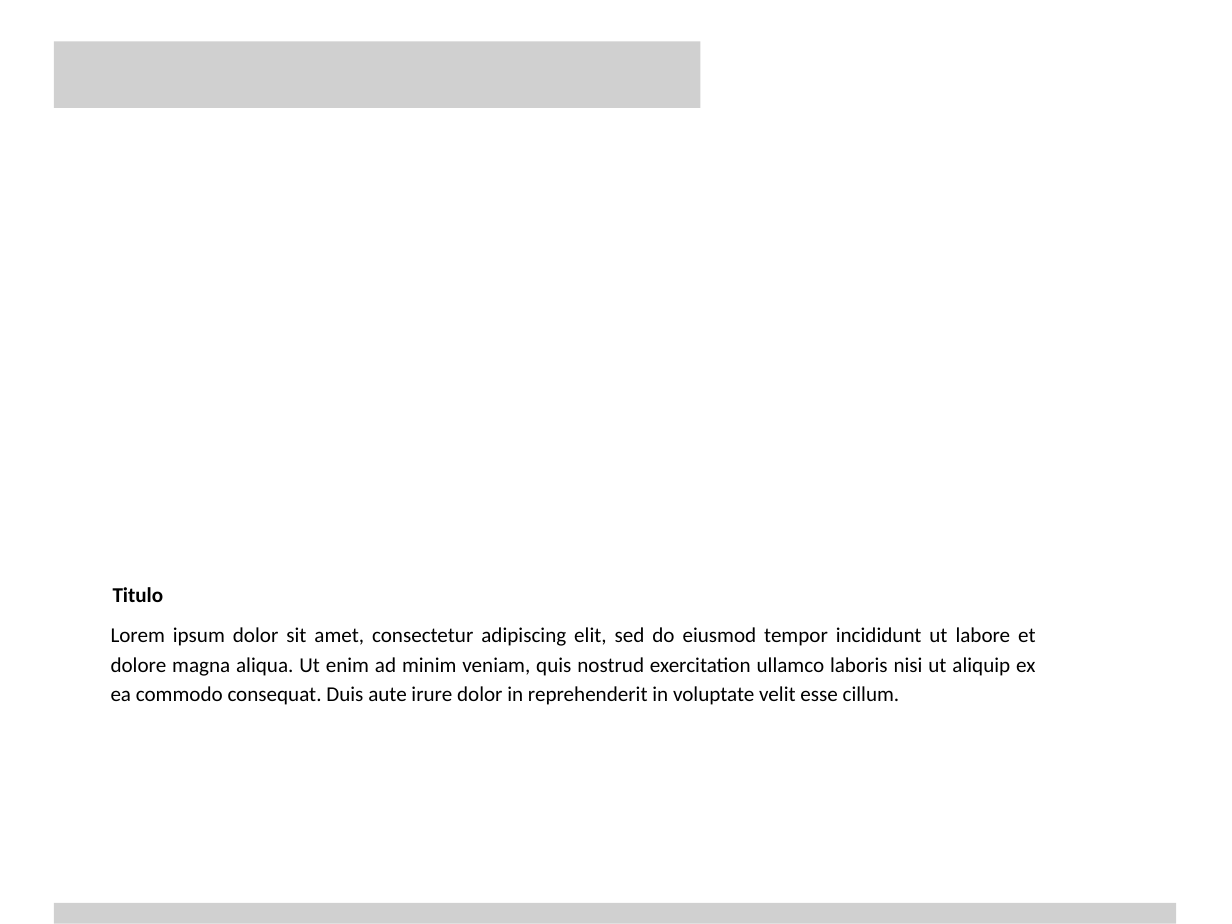
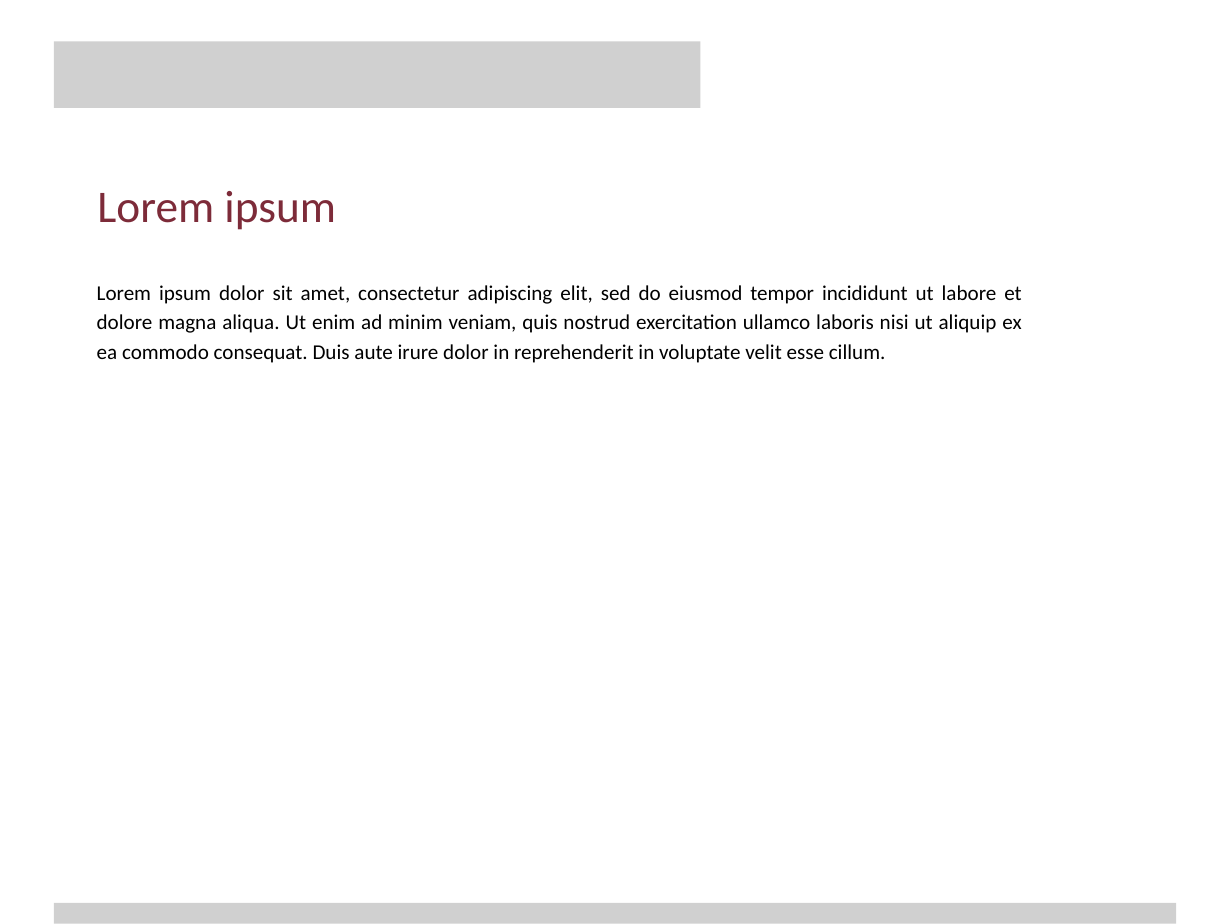
Before and after one commit to KevinRolcer/dgdg, a slide deck: slide 4 of storage/templates/Dgdg Mesas de paz.pptx (slide 3 before the commit). Drawn at 1232x924 pixels with LibreOffice and Linux fonts; fonts in the diff are those of the drawing; grey boxes stand for pictures; background and template pictures are left out. Boxes give left, top, right and bottom in pixels: in the first picture for what was removed or moved away, otherwise in the second. Text is boxed around its words. In the diff, an @@ line names an element or a change of style, - is before the commit and + after.

```diff
--- a/storage/templates/Dgdg Mesas de paz.pptx
+++ b/storage/templates/Dgdg Mesas de paz.pptx
@@ text added at [97, 191, 336, 230], 39.7 pt, text #7D2B39 @@
+Lorem ipsum
@@ text "Lorem ipsum dolor sit amet, ...": place and size @@
-text "Lorem ipsum dolor sit amet, ..." at [111, 627, 1035, 705]
+text "Lorem ipsum dolor sit amet, ..." at [97, 285, 1021, 363]
@@ text removed at [113, 587, 164, 602] @@
-Titulo
```
Also in this commit, not shown: 1 other slide changed, 3 slides added, 2 slides removed, 9 other files.
